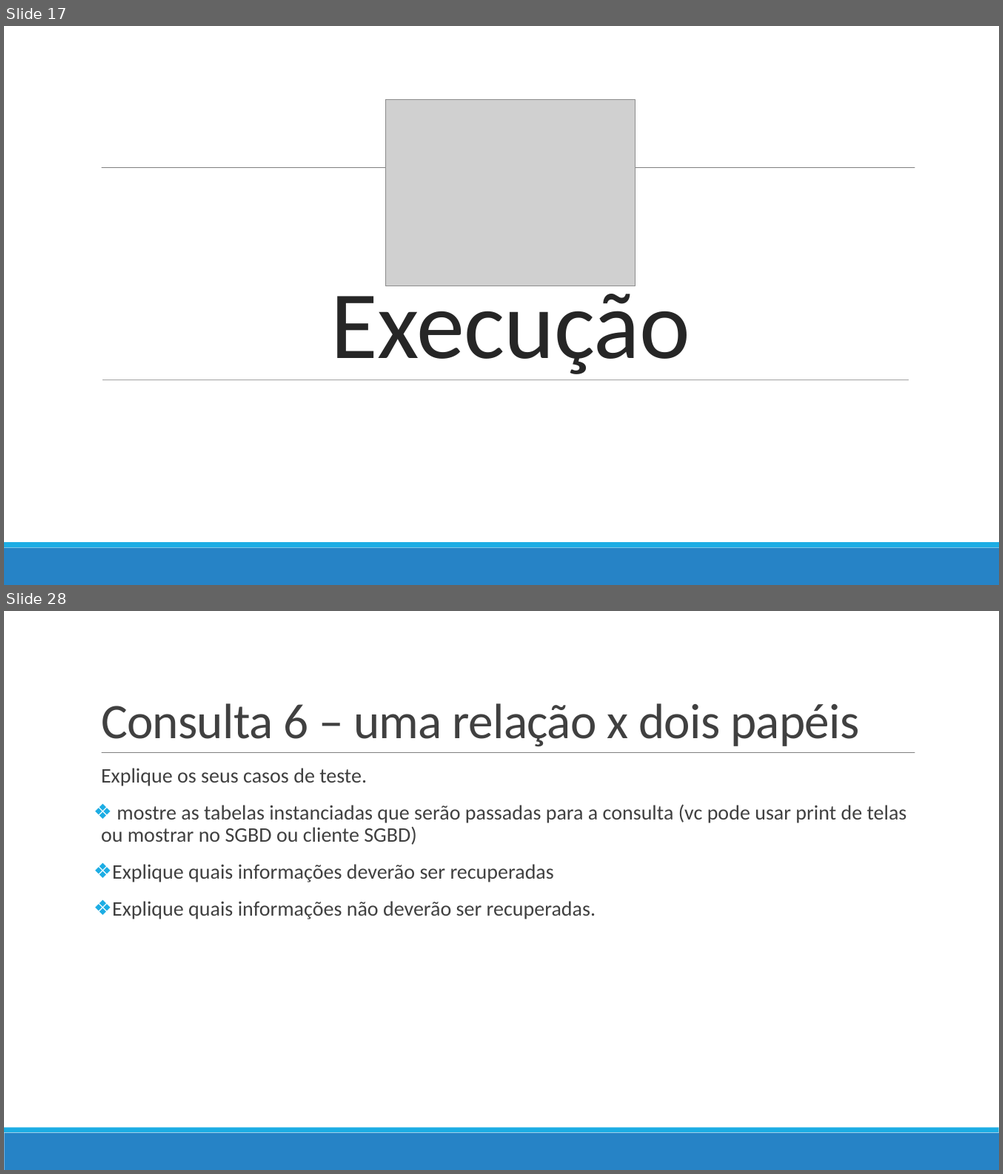
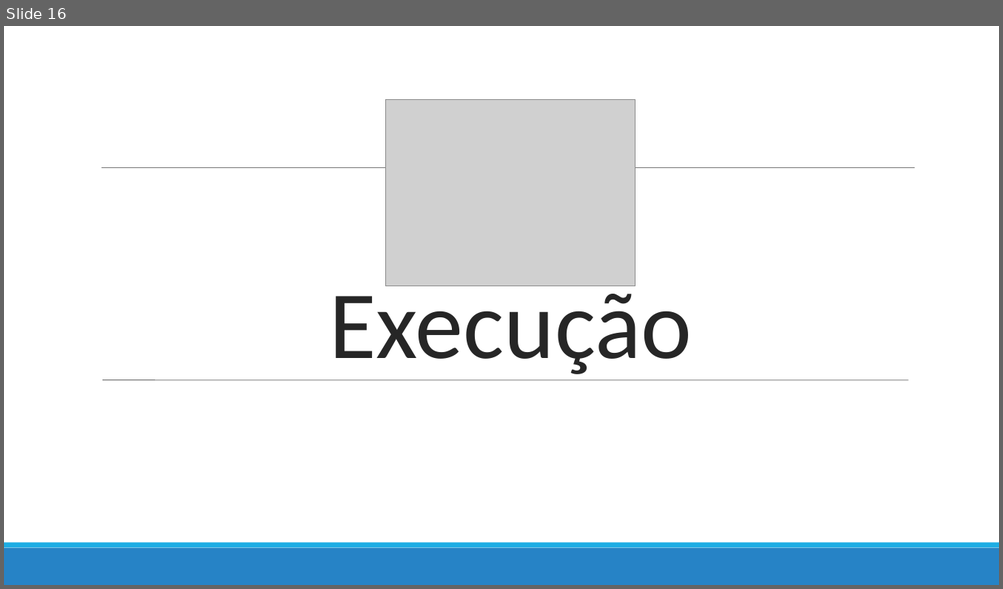
Before and after one commit to Marcos-Med/EpDB, a slide deck: docs/video 3.odp. Shown one above the other, each under a label of ours: slides 17 and 28 before the commit, slide 16 after it; the slides between them are not shown. The pictures are 1003x1174 and 1003x589 pixels, drawn with LibreOffice and Linux fonts; fonts in the diff are those of the drawing; grey boxes stand for pictures. Boxes give left, top, right and bottom in pixels: in the first picture for what was removed or moved away, otherwise in the second. Text is boxed around its words. In the diff, an @@ line names an element or a change of style, - is before the commit and + after.

```diff
--- a/docs/video 3.odp
+++ b/docs/video 3.odp
@@ slide 28 removed at (x1=4, y1=611, x2=999, y2=1170), background #FFFFFF; not listed: 3 template elements that a slide beside it also shows @@
@@ title removed at (x1=101, y1=703, x2=859, y2=747) @@
-Consulta 6 – uma relação x dois papéis
@@ text removed at (x1=101, y1=768, x2=907, y2=920) @@
-  Explique os seus casos de teste.
-❖ mostre as tabelas instanciadas que serão passadas para a consulta (vc pode usar print de telas ou mostrar no SGBD ou cliente SGBD)
-❖ Explique quais informações deverão ser recuperadas
-❖ Explique quais informações não deverão ser recuperadas.
@@ what was slide 17 is now slide 16 @@
@@ slide 16 changed as well @@
@@ text "Execução" at (x1=329, y1=278, x2=691, y2=381): letter spacing -0.5 to 0 pt @@
@@ line (102, 380) - (908, 380): stroke #808080 0.51 pt to #808080 0.74 pt @@
```
Also in this commit, not shown: 17 other slides changed, 15 slides added, 11 other slides removed.
